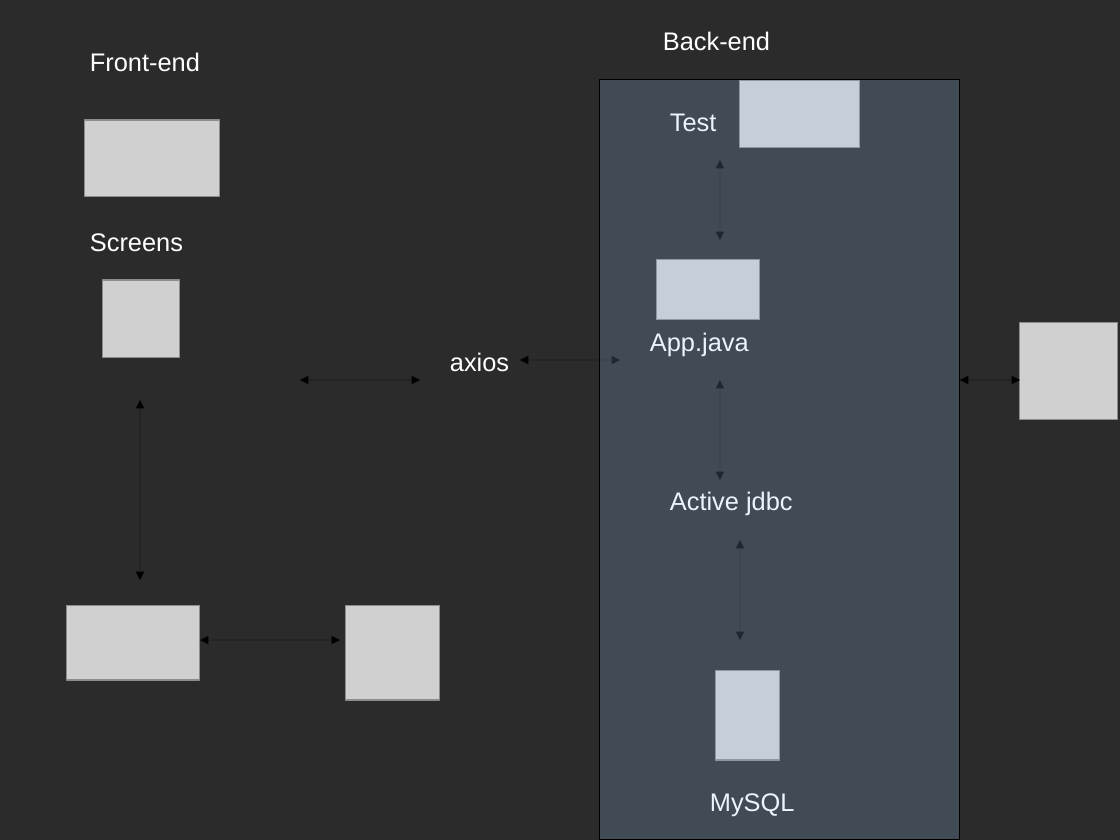
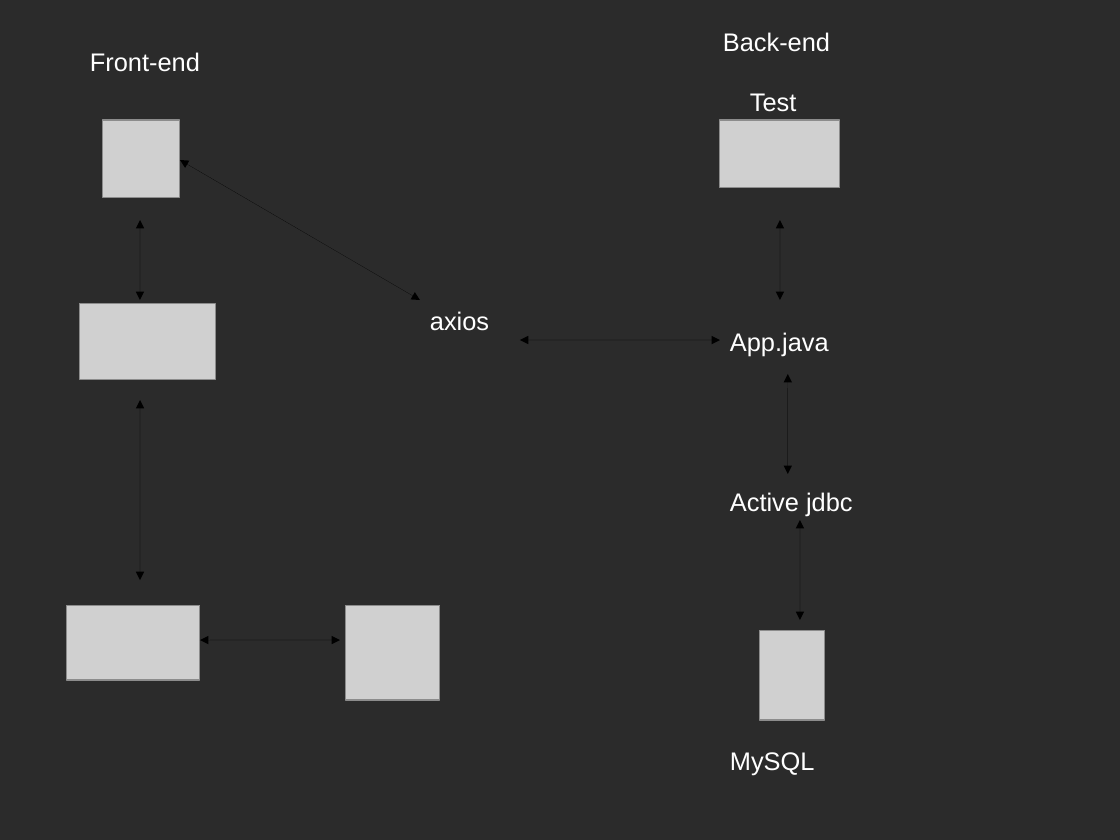
Before and after one commit to yani-c/Proyecto-AyDS, a slide deck: slide 1 of Documentacion/arquitectura.odp. Drawn at 1120x840 pixels with LibreOffice and Linux fonts; fonts in the diff are those of the drawing; grey boxes stand for pictures; background and template pictures are left out; a plain dark background stands for a picture behind light text. Boxes give left, top, right and bottom in pixels: in the first picture for what was removed or moved away, otherwise in the second. Text is boxed around its words. In the diff, an @@ line names an element or a change of style, - is before the commit and + after.

```diff
--- a/Documentacion/arquitectura.odp
+++ b/Documentacion/arquitectura.odp
@@ text "Back-end": place and size @@
-text "Back-end" at (663, 31, 770, 51)
+text "Back-end" at (723, 32, 830, 52)
@@ rectangle removed at (601, 80, 960, 840) @@
@@ text "Test": place and size @@
-text "Test" at (670, 113, 717, 131)
+text "Test" at (750, 93, 797, 112)
@@ picture: place and size @@
-picture at (84, 120, 220, 196)
+picture at (103, 120, 180, 197)
@@ picture: place and size @@
-picture at (740, 80, 860, 147)
+picture at (721, 120, 841, 187)
@@ double arrow added from (420, 300) to (180, 160), #000000 0 pt @@
@@ text removed at (90, 233, 183, 252) @@
-Screens
@@ double arrow added from (140, 300) to (140, 221), #000000 0 pt @@
@@ double arrow moved from (721, 240) - (721, 160) to (781, 300) - (781, 221) @@
@@ picture removed at (657, 260, 760, 320) @@
@@ picture: place and size @@
-picture at (103, 281, 180, 358)
+picture at (80, 304, 215, 380)
@@ text "axios": place and size @@
-text "axios" at (450, 352, 509, 372)
+text "axios" at (430, 311, 489, 331)
@@ text "App.java": place and size @@
-text "App.java" at (650, 332, 749, 357)
+text "App.java" at (730, 332, 829, 357)
@@ picture removed at (1020, 323, 1118, 421) @@
@@ double arrow moved from (520, 360) - (620, 360) to (520, 340) - (721, 340) @@
@@ double arrow removed from (420, 380) to (300, 380) @@
@@ double arrow moved from (721, 480) - (721, 380) to (788, 474) - (788, 374) @@
@@ double arrow removed from (960, 380) to (1020, 380) @@
@@ text "Active jdbc": place and size @@
-text "Active jdbc" at (670, 491, 793, 515)
+text "Active jdbc" at (730, 492, 853, 517)
@@ double arrow moved from (740, 540) - (740, 640) to (800, 520) - (800, 620) @@
@@ picture: place and size @@
-picture at (715, 671, 781, 760)
+picture at (760, 631, 825, 721)
@@ text "MySQL": place and size @@
-text "MySQL" at (710, 793, 795, 816)
+text "MySQL" at (730, 752, 815, 775)
```
Also in this commit, not shown: 10 other files.
